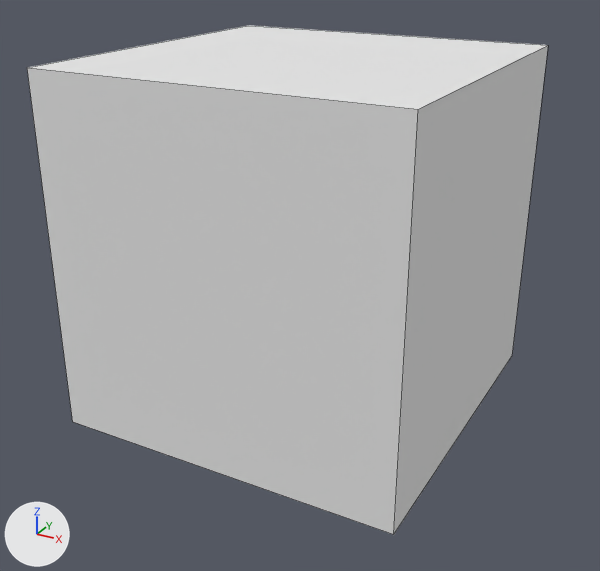
Before and after pictures for a commit that changed the OBJ model src/game/models/rocks.obj.
Both versions are drawn from a 50 mm camera at (22.7, -43.4, 18.1) aimed at (-0.3, -1.6, -2.8). The axes (+X, +Y, +Z) are drawn at lower left. The lights are the same throughout. Mesh edges are drawn as thin lines. Where no turn or scale is listed for an object, it has been applied to the vertices.

Names of what the first picture shows: 'rocks'.
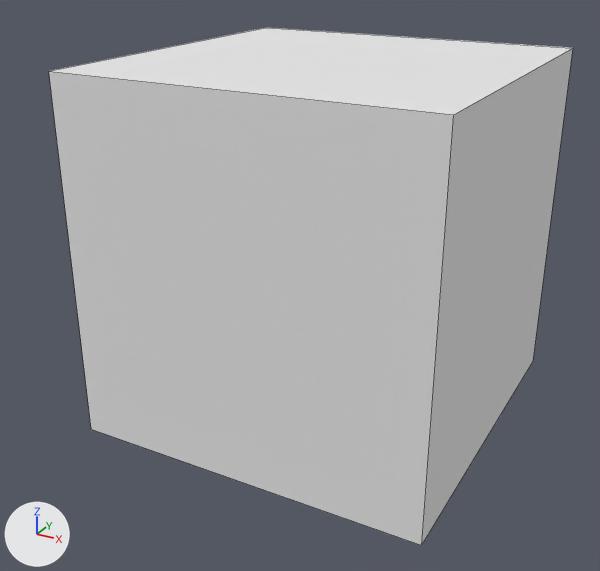
Where the change shows, as pixel boxes [x1, y1, x2, y2] in the pictures (600 x 571 px):
'rocks', reshaped
    before: [27, 25, 548, 534]
    after: [49, 28, 573, 545]

The change in detail:
me_rocks has 368 vertices, 606 faces and spans x -11.6..10.4, y -11.0..11.0, z -11.0..11.0.
me_rocks is used by ob_rocks; location (0.0, 0.0, 0.0).
me_rocks part 1: the loose piece of 8 vertices spanning x -11.6..10.4, y -11.0..11.0, z -11.0..11.0 is moved by (1.5, 0.0, -0.1).
